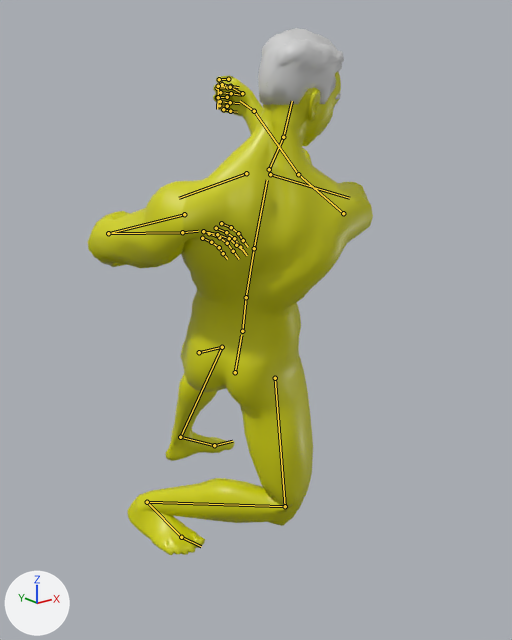
One commit to the glTF model assets/models/character/guardian.glb: the scene before it, then after it.
Rendered twice from a 50 mm lens placed at (-1.135, -1.428, 1.329), pointed at (0.06, 0.067, 0.732). Arrows for +X, +Y and +Z are at lower left; the lights stay in place. The picture after the commit comes second. Both versions are drawn at frame 37 of the action 'SwordSwing'; the numbers are the values there. The bones that change, and the others that lie on the model, are drawn over the model as lines.

Objects in the first picture: 'StoneGuardian'.
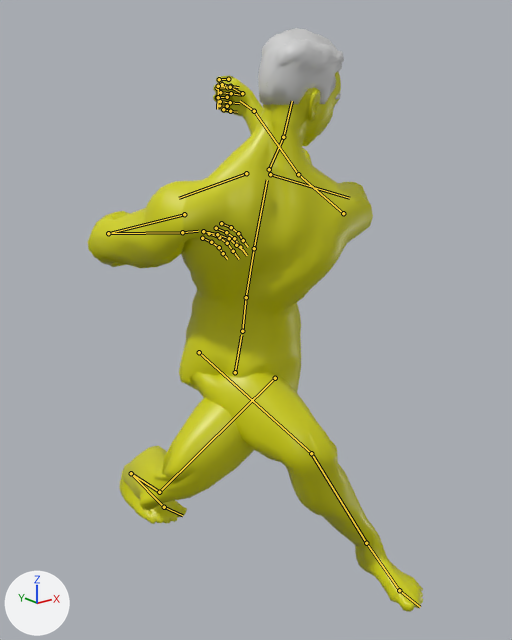
What differs and where, as boxes (x1, y1, x2, y2) in the pictures (512 x 640 px):
'StoneGuardian', posed (17% wider, 11% taller)
    before: (88, 28, 373, 555)
    after: (88, 28, 423, 612)
bone 'thigh_l', root to tip
    before: (199, 352) to (222, 347)
    after: (199, 352) to (311, 453)
bone 'calf_l', root to tip
    before: (222, 347) to (180, 437)
    after: (311, 453) to (366, 543)
bone 'foot_l', root to tip
    before: (180, 437) to (214, 445)
    after: (366, 543) to (399, 590)
bone 'thigh_r', root to tip
    before: (275, 378) to (285, 506)
    after: (275, 378) to (159, 492)
bone 'calf_r', root to tip
    before: (285, 506) to (147, 502)
    after: (159, 492) to (131, 473)
bone 'foot_r', root to tip
    before: (147, 502) to (181, 537)
    after: (131, 473) to (164, 507)

The change in detail:
Bone 'thigh_l' (bone_thigh_l) turns from (-50, -4, -10) to (24, 24, 92) degrees about its own x, y and z.
Bone 'calf_l' (bone_calf_l) turns from (53, 7, -1) to (-3, 35, -67) degrees about its own x, y and z.
Bone 'foot_l' (bone_foot_l) turns from (1, -11, 50) to (7, -16, 58) degrees about its own x, y and z.
Bone 'thigh_r' (bone_thigh_r) turns from (11, 1, 14) to (62, 33, 6) degrees about its own x, y and z.
Bone 'calf_r' (bone_calf_r) turns from (50, 80, -33) to (91, 129, 11) degrees about its own x, y and z.
Bone 'foot_r' (bone_foot_r) turns from (-75, 20, 2) to (-51, -48, -56) degrees about its own x, y and z.
